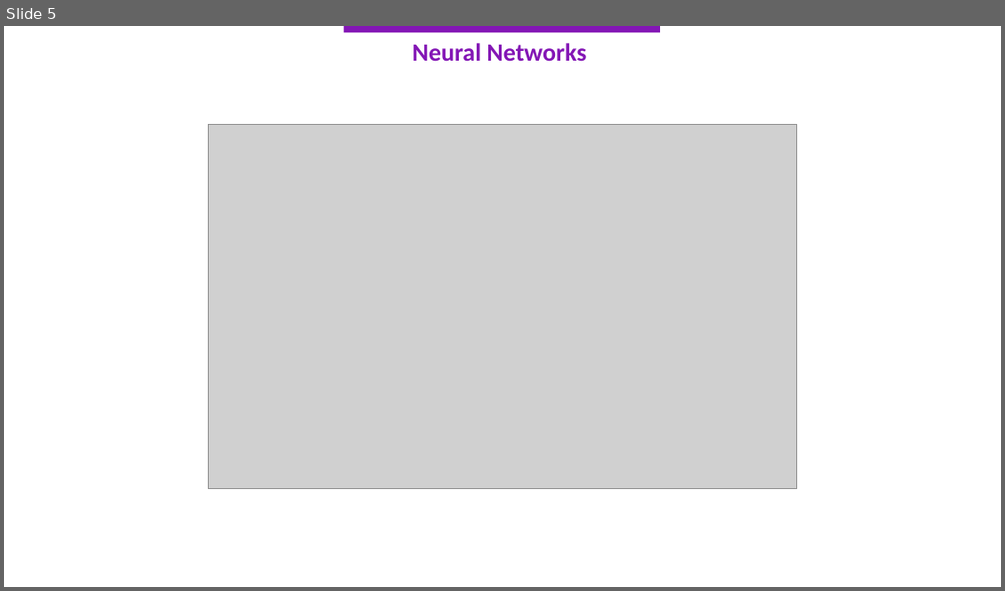
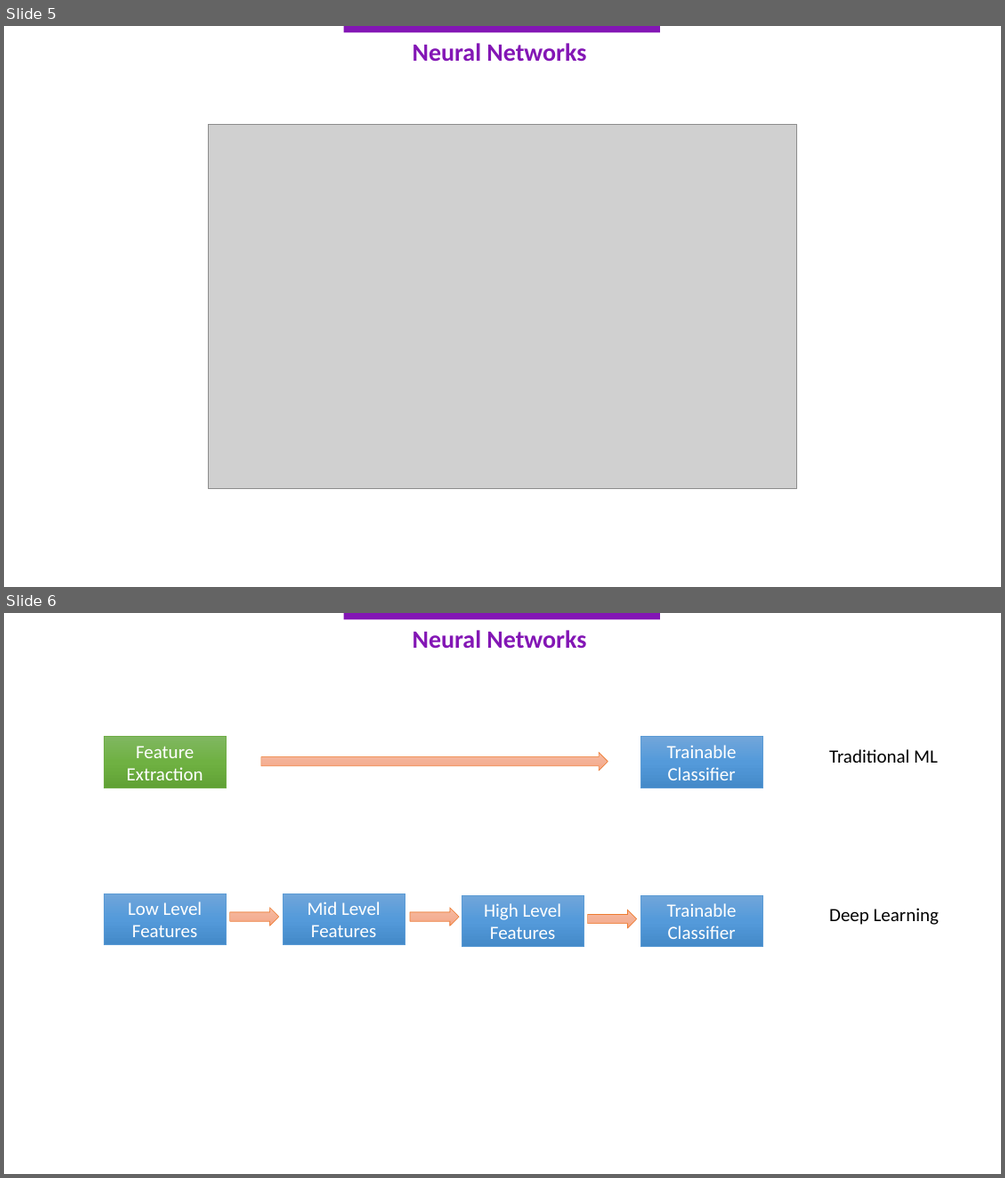
Before and after one commit to kemalcankara/anlp2023_guz, a slide deck: Slides/5.KRY-ANLP_15Kasim.pptx. Shown one above the other, each under a label of ours: slide 5 before the commit, slides 5 and 6 after it. The pictures are 1005x591 and 1005x1178 pixels, drawn with LibreOffice and Linux fonts; fonts in the diff are those of the drawing; grey boxes stand for pictures. Boxes give left, top, right and bottom in pixels: in the first picture for what was removed or moved away, otherwise in the second. Text is boxed around its words. In the diff, an @@ line names an element or a change of style, - is before the commit and + after.

```diff
--- a/Slides/5.KRY-ANLP_15Kasim.pptx
+++ b/Slides/5.KRY-ANLP_15Kasim.pptx
@@ slide 6 added at [4,613,1001,1174], background #FFFFFF @@
@@ rectangle added at [343,613,660,620], fill #8316B5 @@
@@ text added at [413,630,586,649], 24 pt, text #8316B5, bold @@
+Neural Networks
@@ rectangle added at [104,737,226,787], fill gradient #81B861 to #6FB242 to #62A336, outline #70AD47 0.5 pt, 18 pt, text #FFFFFF @@
+Feature Extraction
@@ rectangle added at [640,737,763,787], fill gradient #71A6DB to #559BDB to #448ACA, outline #5B9BD5 0.5 pt, 18 pt, text #FFFFFF @@
+Trainable Classifier
@@ right arrow added at [261,752,608,770], fill gradient #F7BDA5 to #F5B196 to #F8A582, outline #ED7D31 0.5 pt @@
@@ text added at [829,749,938,763], 18 pt, text #000000 @@
+Traditional ML
@@ rectangle added at [104,893,226,944], fill gradient #71A6DB to #559BDB to #448ACA, outline #5B9BD5 0.5 pt, 18 pt, text #FFFFFF @@
+Low Level Features
@@ rectangle added at [283,893,405,944], fill gradient #71A6DB to #559BDB to #448ACA, outline #5B9BD5 0.5 pt, 18 pt, text #FFFFFF @@
+Mid Level Features
@@ rectangle added at [461,895,584,946], fill gradient #71A6DB to #559BDB to #448ACA, outline #5B9BD5 0.5 pt, 18 pt, text #FFFFFF @@
+High Level Features
@@ rectangle added at [640,895,763,946], fill gradient #71A6DB to #559BDB to #448ACA, outline #5B9BD5 0.5 pt, 18 pt, text #FFFFFF @@
+Trainable Classifier
@@ right arrow added at [230,908,279,925], fill gradient #F7BDA5 to #F5B196 to #F8A582, outline #ED7D31 0.5 pt @@
@@ right arrow added at [410,908,460,925], fill gradient #F7BDA5 to #F5B196 to #F8A582, outline #ED7D31 0.5 pt @@
@@ right arrow added at [588,910,638,928], fill gradient #F7BDA5 to #F5B196 to #F8A582, outline #ED7D31 0.5 pt @@
@@ text added at [829,908,938,925], 18 pt, text #000000 @@
+Deep Learning
```
Also in this commit, not shown: 1 slide changed, 2 other files.
